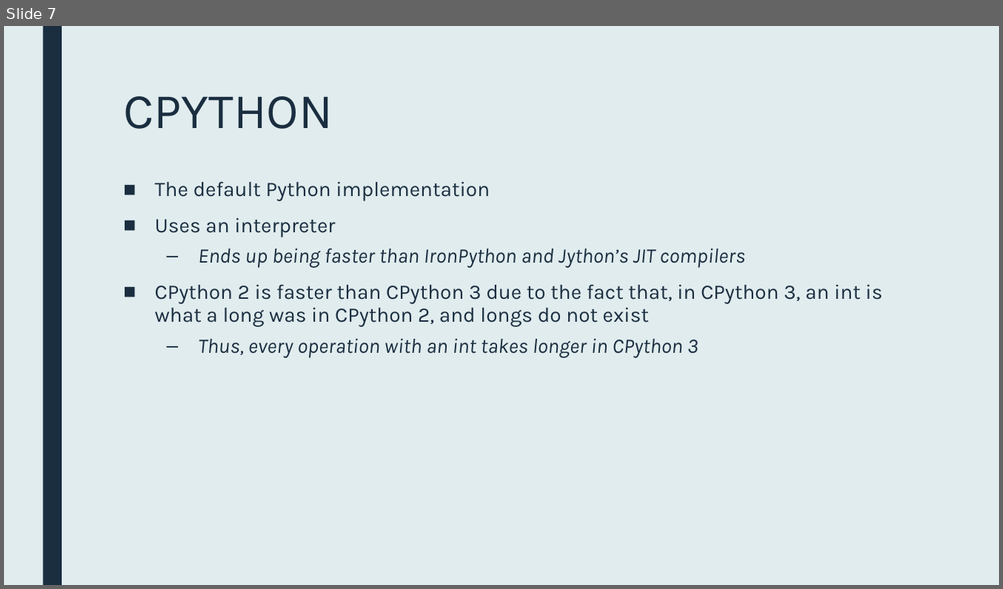
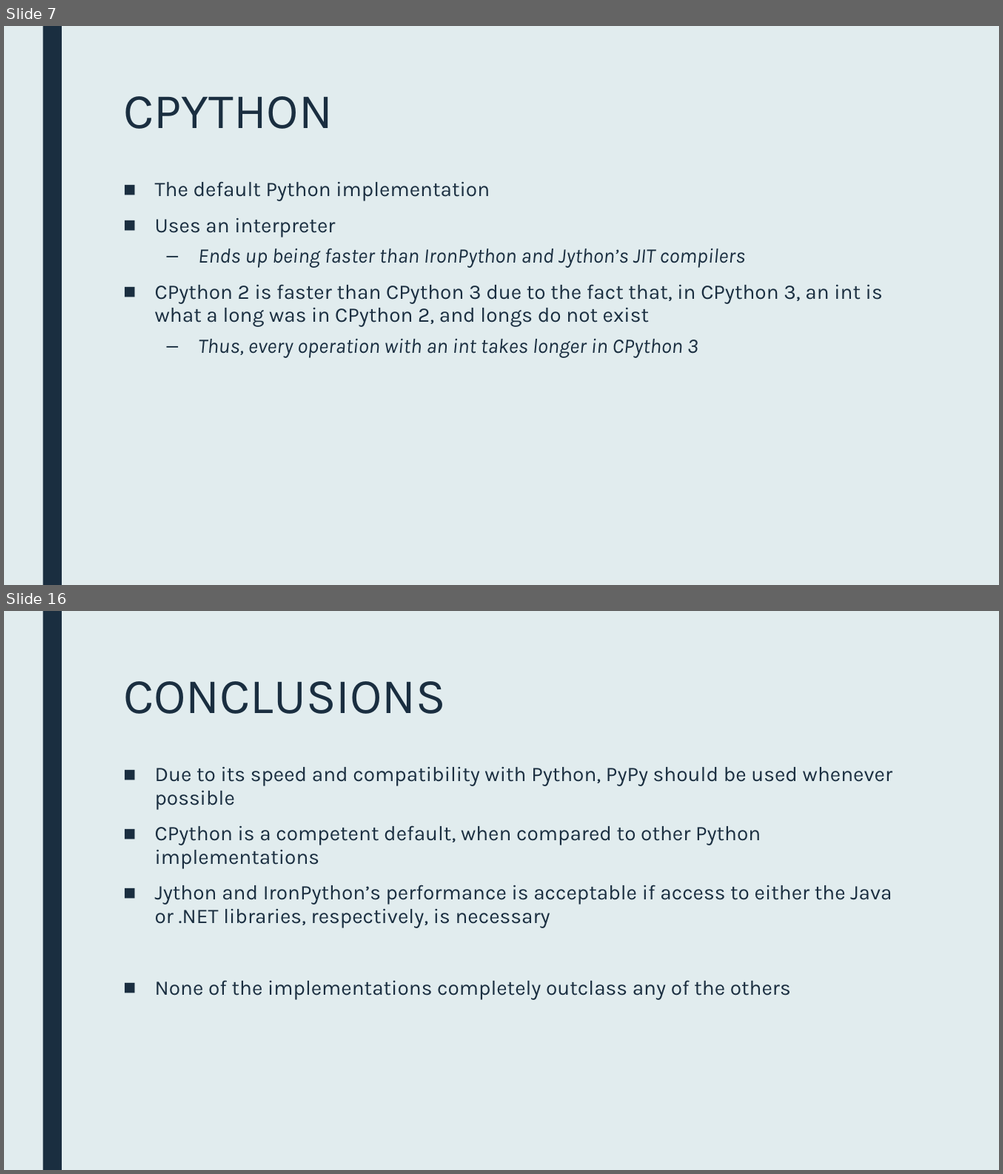
Before and after one commit to gehrigweber/python-comparison, a slide deck: Presentation.pptx. Shown one above the other, each under a label of ours: slide 7 before the commit, slides 7 and 16 after it; the slides between them are not shown. The pictures are 1003x589 and 1003x1174 pixels, drawn with LibreOffice and Linux fonts; fonts in the diff are those of the drawing. Boxes give left, top, right and bottom in pixels: in the first picture for what was removed or moved away, otherwise in the second. Text is boxed around its words. In the diff, an @@ line names an element or a change of style, - is before the commit and + after.

```diff
--- a/Presentation.pptx
+++ b/Presentation.pptx
@@ slide 16 added at (x1=4, y1=611, x2=999, y2=1170), background #E1ECEE; not listed: 1 template element that a slide beside it also shows @@
@@ title added at (x1=123, y1=681, x2=446, y2=714), 48 pt, text #1A2E40 @@
+CONCLUSIONS
@@ text added at (x1=155, y1=766, x2=892, y2=1000), 20 pt, text #1A2E40 @@
+■ Due to its speed and compatibility with Python, PyPy should be used whenever possible
+■ CPython is a competent default, when compared to other Python implementations
+■ Jython and IronPython’s performance is acceptable if access to either the Java or .NET libraries, respectively, is necessary
+■ None of the implementations completely outclass any of the others
```
Also in this commit, not shown: 2 slides changed, 7 other slides added, 4 slides removed, 1 other file.
